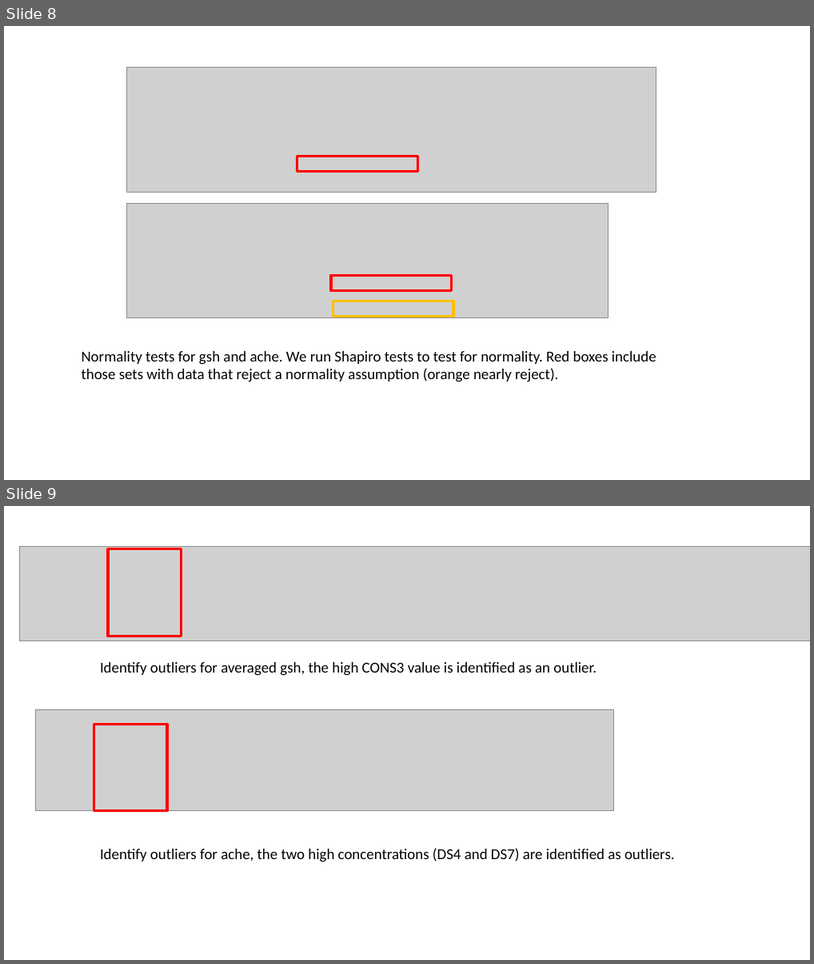
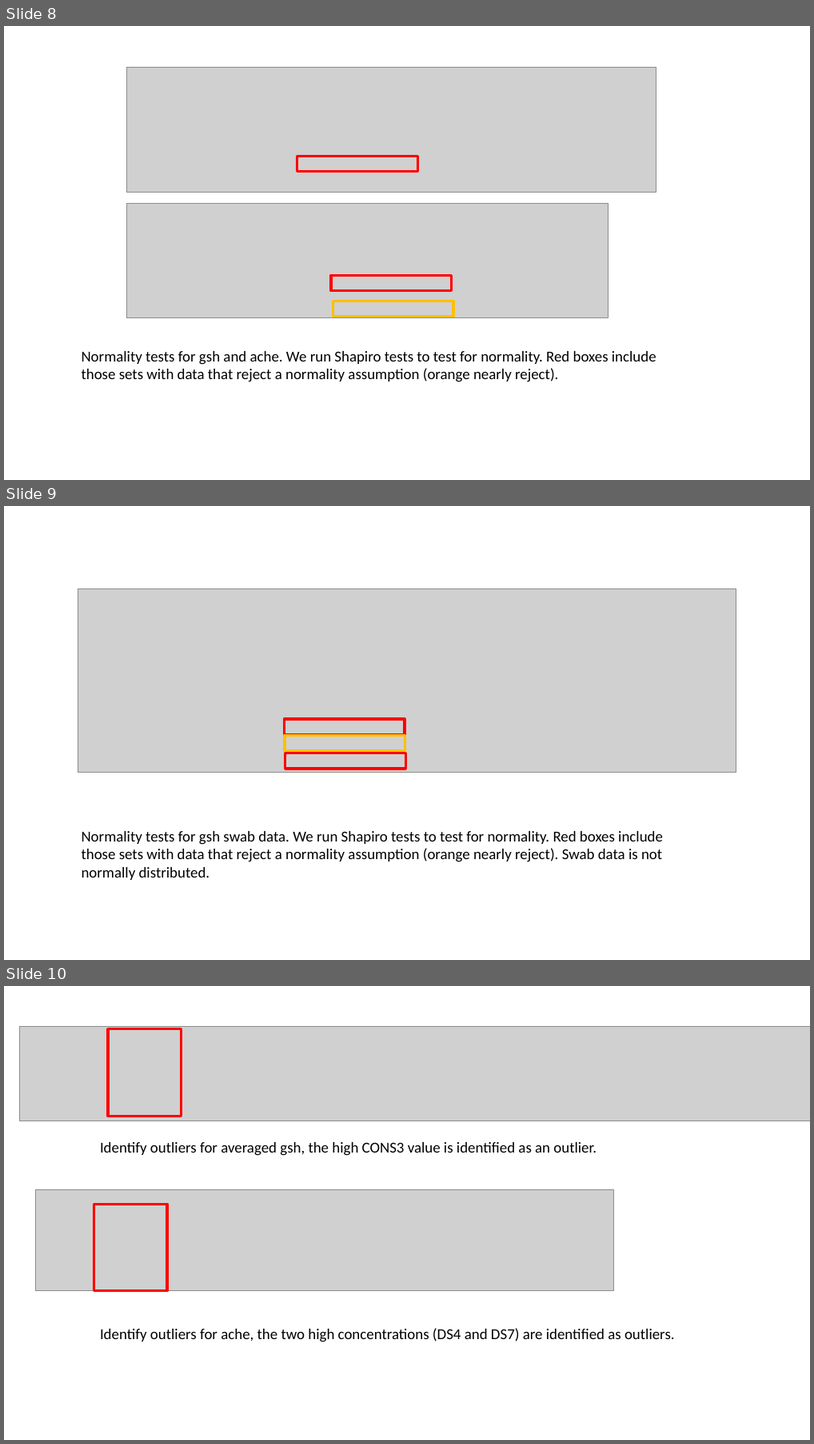
Before and after one commit to amphibian-exeff/vanmeter_salamander_exposures, a slide deck: pptx/vanmeter_salamander_exposures.pptx. Shown one above the other, each under a label of ours: slides 8 and 9 before the commit, slides 8, 9 and 10 after it. The pictures are 814x964 and 814x1444 pixels, drawn with LibreOffice and Linux fonts; fonts in the diff are those of the drawing; grey boxes stand for pictures. Boxes give left, top, right and bottom in pixels: in the first picture for what was removed or moved away, otherwise in the second. Text is boxed around its words. In the diff, an @@ line names an element or a change of style, - is before the commit and + after.

Commit message:
gsh swab outliers and tests

```diff
--- a/pptx/vanmeter_salamander_exposures.pptx
+++ b/pptx/vanmeter_salamander_exposures.pptx
@@ slide 9 added at [4, 506, 810, 960], background #FFFFFF @@
@@ picture added at [78, 589, 737, 772] @@
@@ rectangle added at [284, 719, 405, 735], outline #FF0000 3 pt @@
@@ rectangle added at [285, 736, 405, 751], outline #FFC000 3 pt @@
@@ rectangle added at [286, 753, 406, 768], outline #FF0000 3 pt @@
@@ text added at [82, 831, 663, 880], 18 pt, text #000000 @@
+Normality tests for gsh swab data. We run Shapiro tests to test for normality. Red boxes include those sets with data that reject a normality assumption (orange nearly reject). Swab data is not normally distributed.
@@ what was slide 9 is now slide 10 @@
```
Also in this commit, not shown: 5 slides changed, 1 other slide added, 2 other files.
